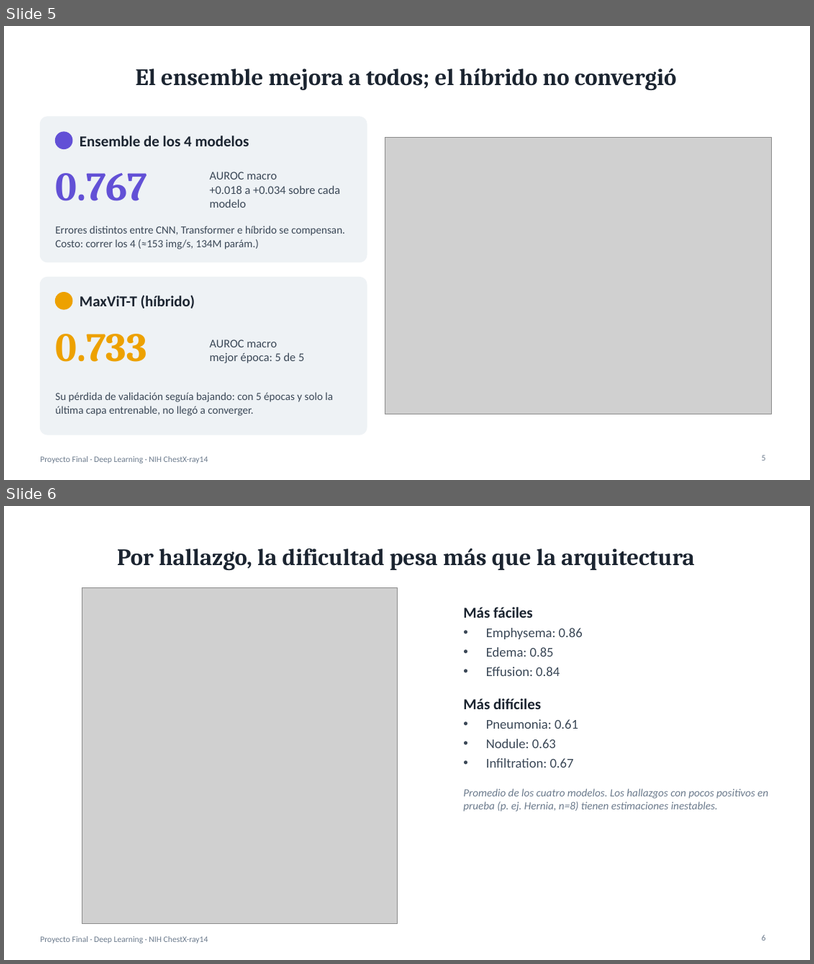
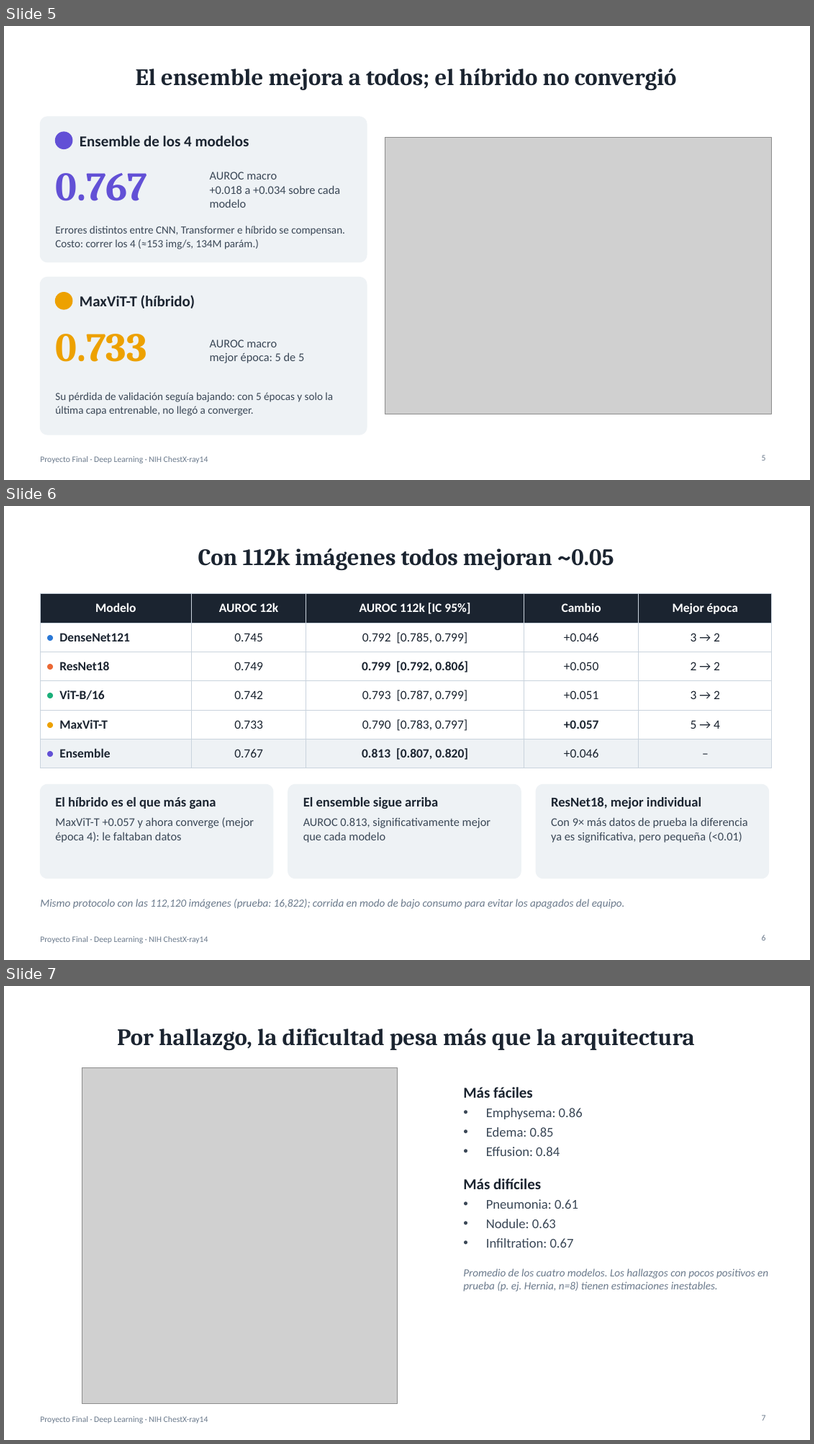
Before and after one commit to alfredogallegosmtr-sys/proyecto-final-dl-radiologia, a slide deck: slides/presentacion_final.pptx. Shown one above the other, each under a label of ours: slides 5 and 6 before the commit, slides 5, 6 and 7 after it. The pictures are 814x964 and 814x1444 pixels, drawn with LibreOffice and Linux fonts; fonts in the diff are those of the drawing; grey boxes stand for pictures. Boxes give left, top, right and bottom in pixels: in the first picture for what was removed or moved away, otherwise in the second. Text is boxed around its words. In the diff, an @@ line names an element or a change of style, - is before the commit and + after.

```diff
--- a/slides/presentacion_final.pptx
+++ b/slides/presentacion_final.pptx
@@ slide 6 added at [4,506,810,960], background #FFFFFF; not listed: 1 template element that a slide beside it also shows @@
@@ title added at [198,548,615,570], 28 pt, text #1B2430, bold @@
+Con 112k imágenes todos mejoran ~0.05
@@ table added at [40,594,772,762], 6 rows, 5 columns @@
+Modelo | AUROC 12k | AUROC 112k [IC 95%] | Cambio | Mejor época
+● DenseNet121 | 0.745 | 0.792 [0.785, 0.799] | +0.046 | 3 → 2
+● ResNet18 | 0.749 | 0.799 [0.792, 0.806] | +0.050 | 2 → 2
+● ViT-B/16 | 0.742 | 0.793 [0.787, 0.799] | +0.051 | 3 → 2
+● MaxViT-T | 0.733 | 0.790 [0.783, 0.797] | +0.057 | 5 → 4
+● Ensemble | 0.767 | 0.813 [0.807, 0.820] | +0.046 | –
@@ rounded rectangle added at [40,784,273,878], fill #EEF2F5, outline #EEF2F5 1 pt @@
@@ rounded rectangle added at [288,784,521,878], fill #EEF2F5, outline #EEF2F5 1 pt @@
@@ rounded rectangle added at [536,784,769,878], fill #EEF2F5, outline #EEF2F5 1 pt @@
@@ text added at [55,797,254,842], 14 pt, text #3A4756 @@
+El híbrido es el que más gana
+MaxViT-T +0.057 y ahora converge (mejor época 4): le faltaban datos
@@ text added at [304,797,491,842], 14 pt, text #3A4756 @@
+El ensemble sigue arriba
+AUROC 0.813, significativamente mejor que cada modelo
@@ text added at [551,797,748,842], 14 pt, text #3A4756 @@
+ResNet18, mejor individual
+Con 9× más datos de prueba la diferencia ya es significativa, pero pequeña (<0.01)
@@ text added at [40,898,625,908], 13 pt, text #6B7A8C, italic @@
+Mismo protocolo con las 112,120 imágenes (prueba: 16,822); corrida en modo de bajo consumo para evitar los apagados del equipo.
@@ page number added at [762,934,766,940], 10 pt, text #6B7A8C @@
+6
@@ what was slide 6 is now slide 7 @@
@@ page number at [762,1414,766,1420]: text changed @@
-6
+7
```
Also in this commit, not shown: 2 slides changed, 8 other files.
